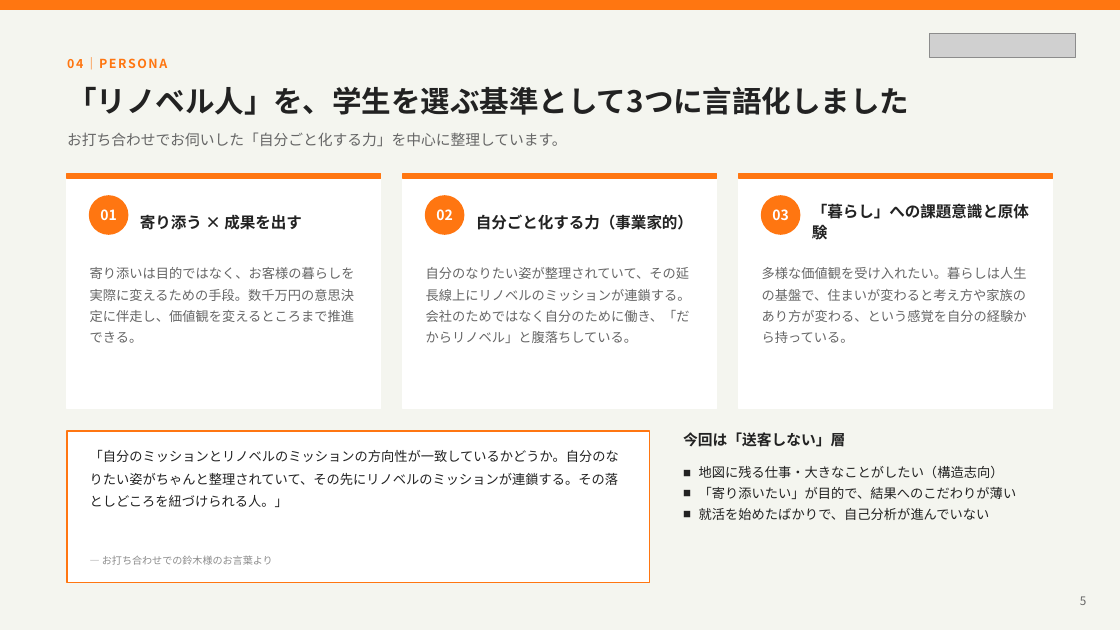
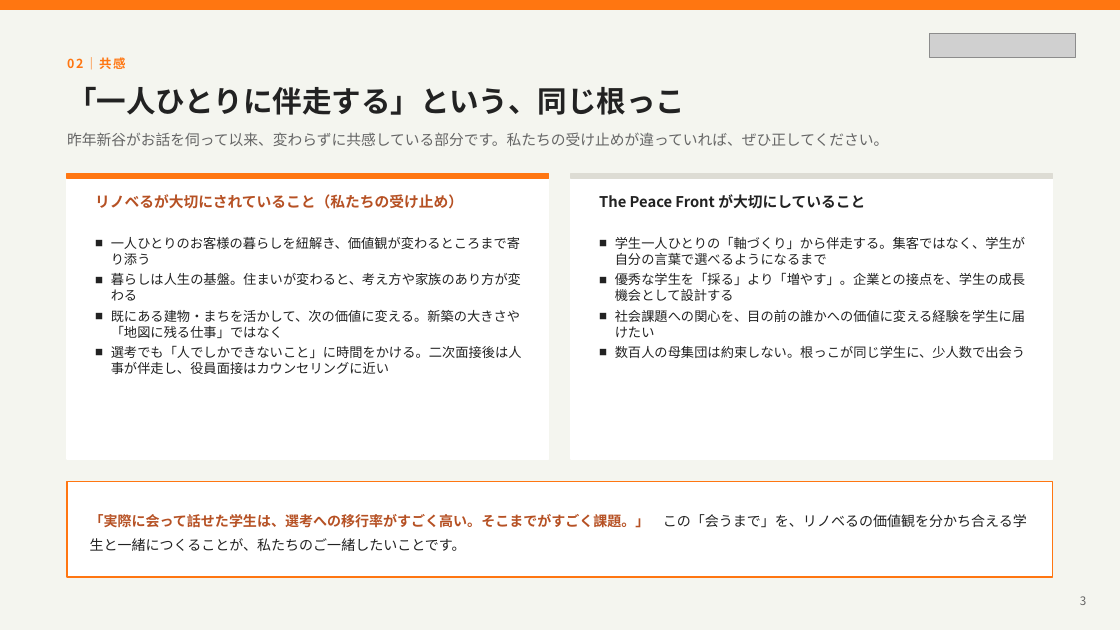
Before and after one commit to izumishintani/congrant-lp, a slide deck: slide 3 of proposals/renoveru-2026-09.pptx (slide 5 before the commit). Drawn at 1120x630 pixels with LibreOffice and Linux fonts; fonts in the diff are those of the drawing; grey boxes stand for pictures. Boxes give left, top, right and bottom in pixels: in the first picture for what was removed or moved away, otherwise in the second. Text is boxed around its words. In the diff, an @@ line names an element or a change of style, - is before the commit and + after.

```diff
--- a/proposals/renoveru-2026-09.pptx
+++ b/proposals/renoveru-2026-09.pptx
@@ text at (67,57,125,70): text changed @@
-04｜PERSONA
+02｜共感
@@ text at (67,87,685,115): text changed @@
-「リノベル人」を、学生を選ぶ基準として3つに言語化しました
+「一人ひとりに伴走する」という、同じ根っこ
@@ text at (67,132,888,146): text changed @@
-お打ち合わせでお伺いした「自分ごと化する力」を中心に整理しています。
+昨年新谷がお話を伺って以来、変わらずに共感している部分です。私たちの受け止めが違っていれば、ぜひ正してください。
@@ rectangle: place and size @@
-rectangle at (67,174,381,178)
+rectangle at (67,174,549,178)
@@ rectangle: place and size @@
-rectangle at (67,174,381,409)
+rectangle at (67,174,549,459)
@@ rectangle removed at (403,174,717,409) @@
@@ rectangle removed at (403,174,717,178) @@
@@ rectangle: place and size @@
-rectangle at (739,174,1053,409)
+rectangle at (571,174,1053,459)
@@ rectangle: place and size @@
-rectangle at (739,174,1053,178)
+rectangle at (571,174,1053,178)
@@ rectangle at (571,174,1053,178): fill #FF7611 to #DDDCD4; outline #FF7611 1 pt to #DDDCD4 1 pt @@
@@ ellipse removed at (90,196,128,234) @@
@@ text added at (95,194,463,209), 9.5 pt, text #B65124, bold @@
+リノベるが大切にされていること（私たちの受け止め）
@@ text removed at (100,209,117,220) @@
-01
@@ ellipse removed at (426,196,464,234) @@
@@ text removed at (436,209,453,220) @@
-02
@@ text added at (599,194,865,208), 9.5 pt, text #222222, bold @@
+The Peace Front が大切にしていること
@@ ellipse removed at (762,196,800,234) @@
@@ text removed at (772,209,789,220) @@
-03
@@ text removed at (812,203,1029,244) @@
-「暮らし」への課題意識と原体験
@@ text added at (111,237,522,374), 8.5 pt, text #222222 @@
+■ 一人ひとりのお客様の暮らしを紐解き、価値観が変わるところまで寄り添う
+■ 暮らしは人生の基盤。住まいが変わると、考え方や家族のあり方が変わる
+■ 既にある建物・まちを活かして、次の価値に変える。新築の大きさや「地図に残る仕事」ではなく
+■ 選考でも「人でしかできないこと」に時間をかける。二次面接後は人事が伴走し、役員面接はカウンセリングに近い
@@ text removed at (140,214,302,230) @@
-寄り添う × 成果を出す
@@ text removed at (476,214,693,230) @@
-自分ごと化する力（事業家的）
@@ text added at (615,236,1025,358), 8.5 pt, text #222222 @@
+■ 学生一人ひとりの「軸づくり」から伴走する。集客ではなく、学生が自分の言葉で選べるようになるまで
+■ 優秀な学生を「採る」より「増やす」。企業との接点を、学生の成長機会として設計する
+■ 社会課題への関心を、目の前の誰かへの価値に変える経験を学生に届けたい
+■ 数百人の母集団は約束しない。根っこが同じ学生に、少人数で出会う
@@ text removed at (90,267,355,343) @@
-寄り添いは目的ではなく、お客様の暮らしを実際に変えるための手段。数千万円の意思決定に伴走し、価値観を変えるところまで推進できる。
@@ text removed at (426,267,691,343) @@
-自分のなりたい姿が整理されていて、その延長線上にリノベルのミッションが連鎖する。会社のためではなく自分のために働き、「だからリノベル」と腹落ちしている。
@@ text removed at (762,267,1027,343) @@
-多様な価値観を受け入れたい。暮らしは人生の基盤で、住まいが変わると考え方や家族のあり方が変わる、という感覚を自分の経験から持っている。
@@ text removed at (90,449,619,507) @@
-「自分のミッションとリノベルのミッションの方向性が一致しているかどうか。自分のなりたい姿がちゃんと整理されていて、その先にリノベルのミッションが連鎖する。その落としどころを紐づけられる人。」
@@ text removed at (683,432,845,447) @@
-今回は「送客しない」層
@@ text removed at (699,466,1017,520) @@
-■ 地図に残る仕事・大きなことがしたい（構造志向）
-■ 「寄り添いたい」が目的で、結果へのこだわりが薄い
-■ 就活を始めたばかりで、自己分析が進んでいない
@@ rectangle: place and size @@
-rectangle at (67,431,650,582)
+rectangle at (67,482,1053,577)
@@ text added at (90,514,1027,551), 9 pt, text #222222 @@
+「実際に会って話せた学生は、選考への移行率がすごく高い。そこまでがすごく課題。」 この「会うまで」を、リノベるの価値観を分かち合える学生と一緒につくることが、私たちのご一緒したいことです。
@@ text removed at (102,555,273,565) @@
-― お打ち合わせでの鈴木様のお言葉より
@@ text at (1080,596,1086,605): text changed @@
-5
+3
```
Also in this commit, not shown: 4 other slides changed, 6 slides added, 11 slides removed, 1 other file.
